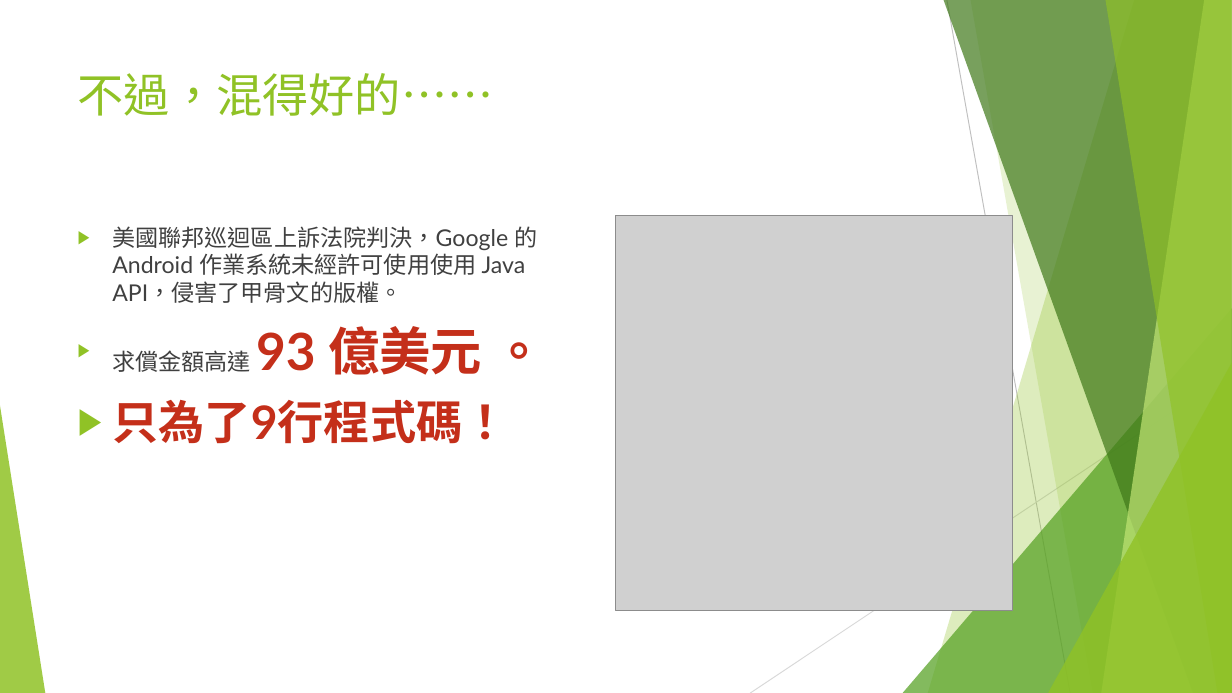
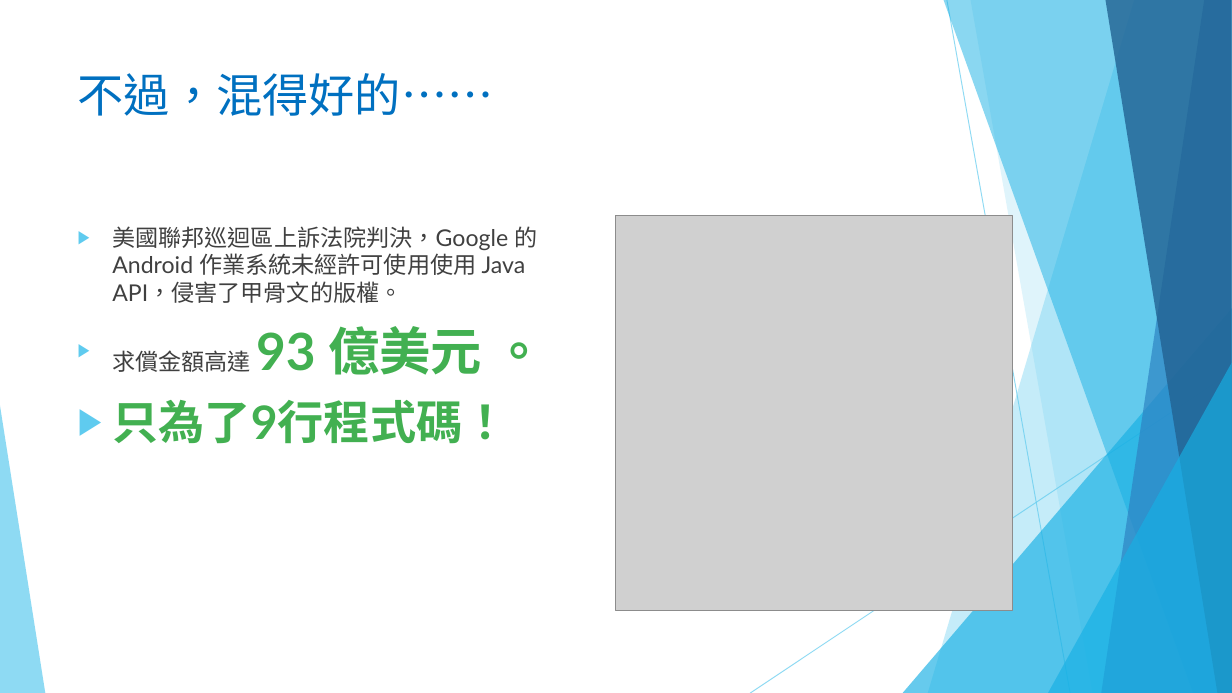
Before and after one commit to liulawsi/My_PPTs, a slide deck: slide 4 of LCC/Python/00_Python簡介.pptx. Drawn at 1232x693 pixels with LibreOffice and Linux fonts; fonts in the diff are those of the drawing; grey boxes stand for pictures; background and template pictures are left out. Boxes give left, top, right and bottom in pixels: in the first picture for what was removed or moved away, otherwise in the second. Text is boxed around its words. In the diff, an @@ line names an element or a change of style, - is before the commit and + after.

```diff
--- a/LCC/Python/00_Python簡介.pptx
+++ b/LCC/Python/00_Python簡介.pptx
@@ freeform shape at (928, 0, 1232, 693): fill #90C226 at 30% opacity to #5FCBEF at 36% opacity @@
@@ freeform shape at (944, 0, 1232, 693): fill #3F7819 at 70% opacity to #17B0E4 at 50% opacity @@
@@ line (947, 0) - (1070, 693): stroke #BFBFBF 0.75 pt to #5FCBEF 0.75 pt @@
@@ freeform shape at (970, 0, 1232, 693): fill #90C226 at 20% opacity to #5FCBEF at 20% opacity @@
@@ freeform shape at (1102, 0, 1232, 693): fill #C0E474 at 70% opacity to #2E83C3 at 70% opacity @@
@@ freeform shape at (1105, 0, 1232, 693): fill #90C226 at 65% opacity to #226292 at 80% opacity @@
@@ title "不過，混得好的……" at (78, 73, 494, 116): text colour #90C226 to #0070C0 @@
@@ text "美國聯邦巡迴區上訴法院判決，Google 的 Android 作業系統未經許可使用使用 Java ..." at (112, 226, 545, 444): text colour #C42F1A to #42B051 in "93 億美元 。", "只為了9行程式碼！"; bullet colour #90C226 to #5FCBEF @@
@@ triangle at (903, 308, 1232, 693): fill #54A021 at 72% opacity to #17B0E4 at 66% opacity @@
@@ line (1232, 372) - (750, 693): stroke #D9D9D9 0.75 pt to #5FCBEF 0.75 pt @@
@@ triangle at (1048, 363, 1232, 693): fill #90C226 at 80% opacity to #17B0E4 at 66% opacity @@
@@ triangle at (0, 406, 45, 693): fill #90C226 at 85% opacity to #5FCBEF at 70% opacity @@
```
Also in this commit, not shown: 22 other slides changed, 5 other files.
